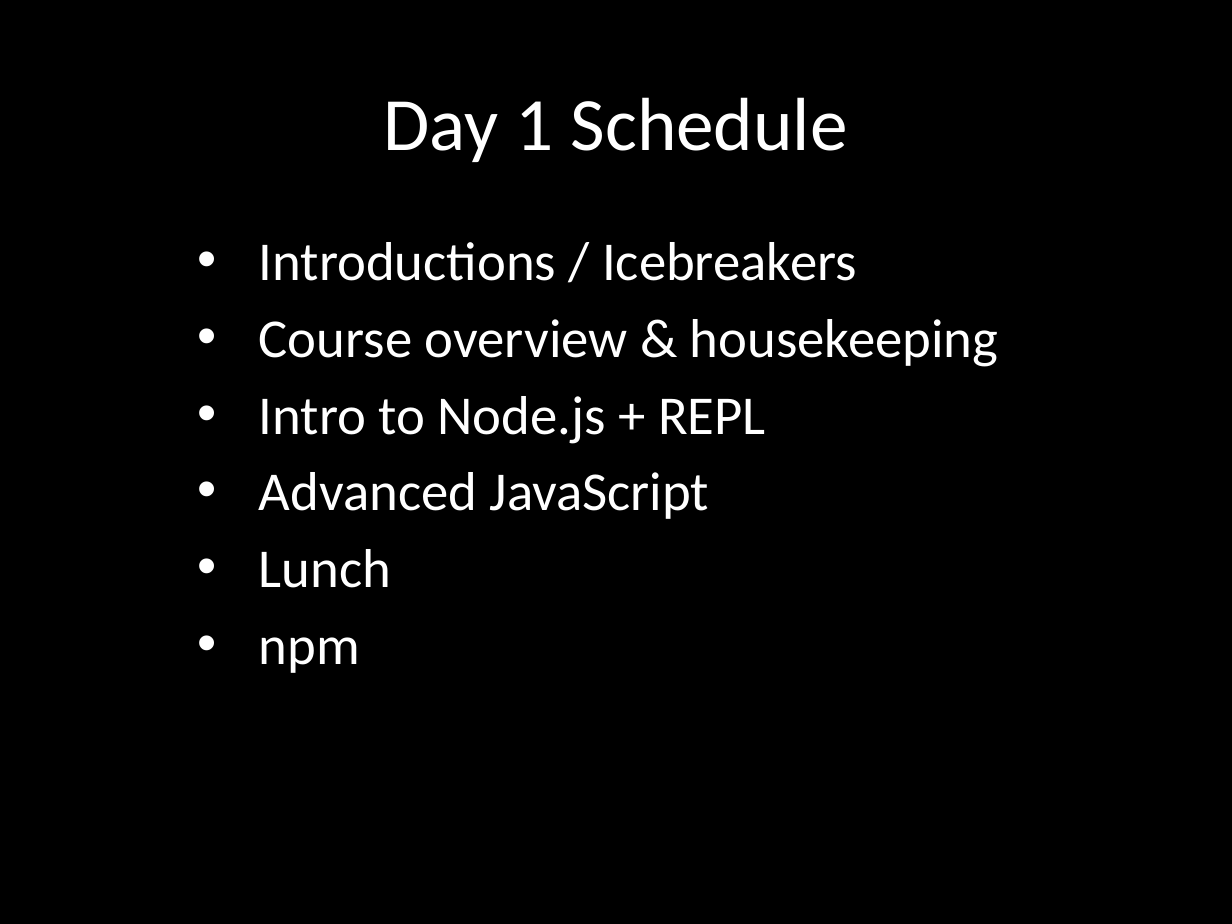
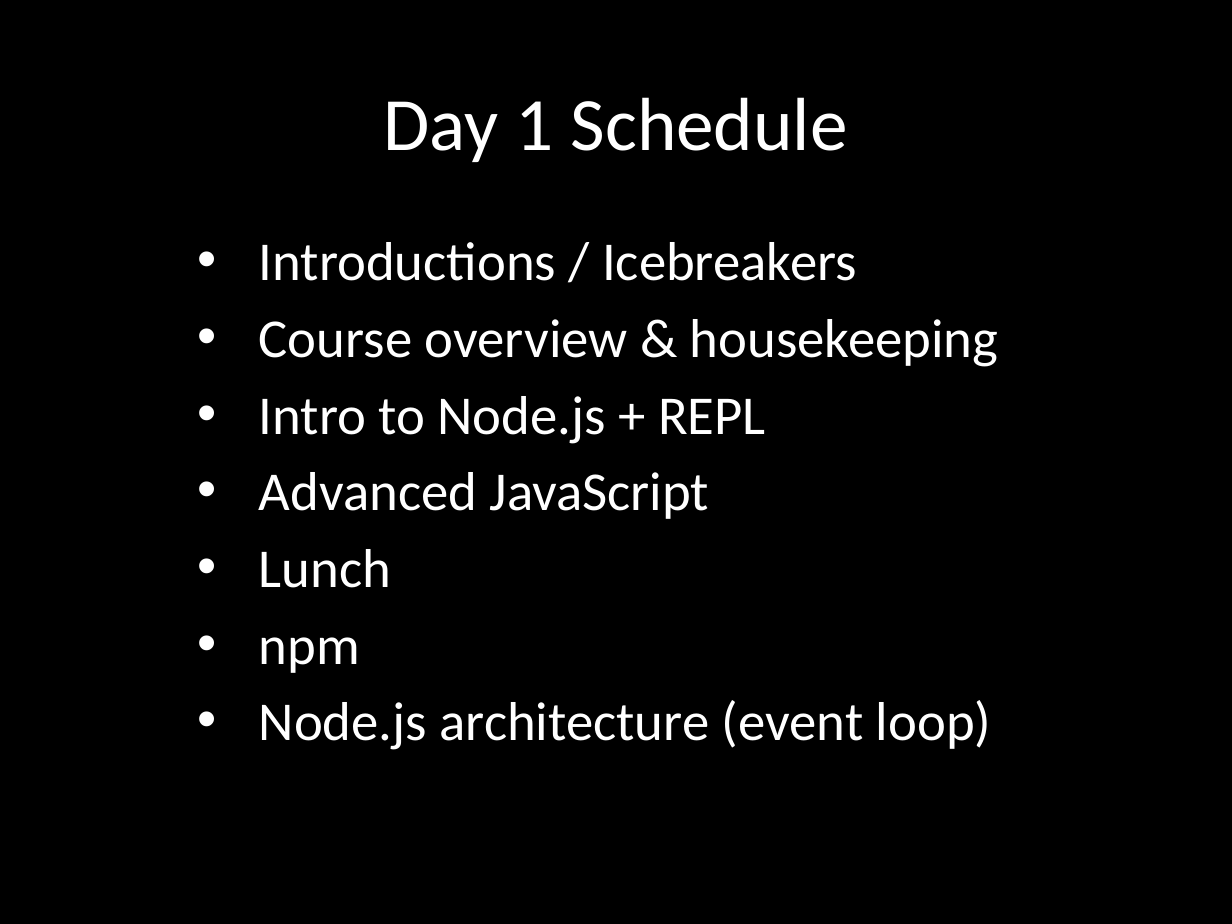
Before and after one commit to eliasjames/training-node, a slide deck: slide 2 of slides/Node Slides Day 1.pptx. Drawn at 1232x924 pixels with LibreOffice and Linux fonts; fonts in the diff are those of the drawing. Boxes give left, top, right and bottom in pixels: in the first picture for what was removed or moved away, otherwise in the second. Text is boxed around its words. In the diff, an @@ line names an element or a change of style, - is before the commit and + after.

Commit message:
Add node architecture to day 1, start day 2

```diff
--- a/slides/Node Slides Day 1.pptx
+++ b/slides/Node Slides Day 1.pptx
@@ subtitle at [259, 700, 992, 750]: paragraph added @@
+• Node.js architecture (event loop)
```
Also in this commit, not shown: 4 other slides changed, 10 slides added, 1 other file.
